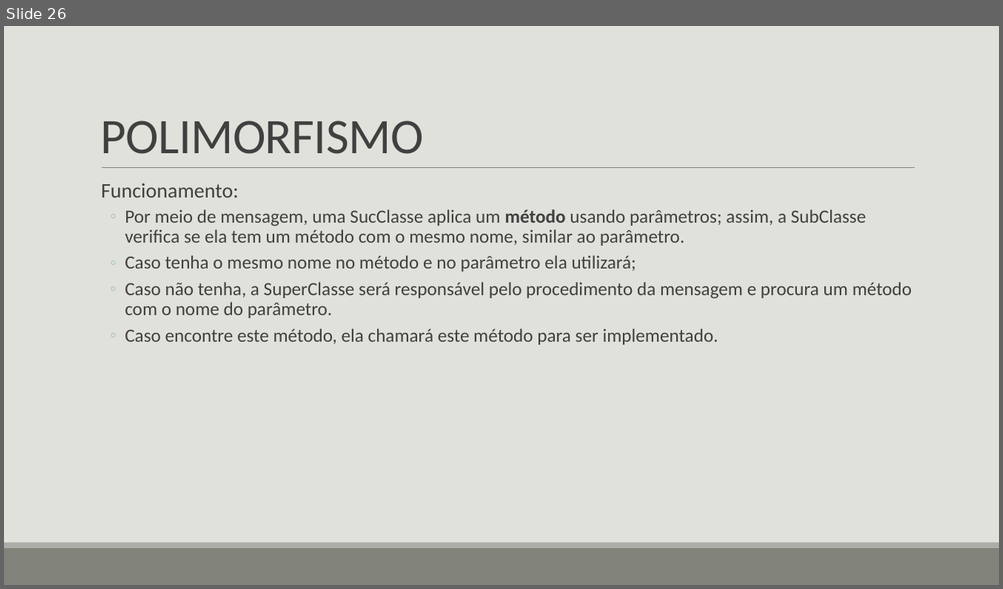
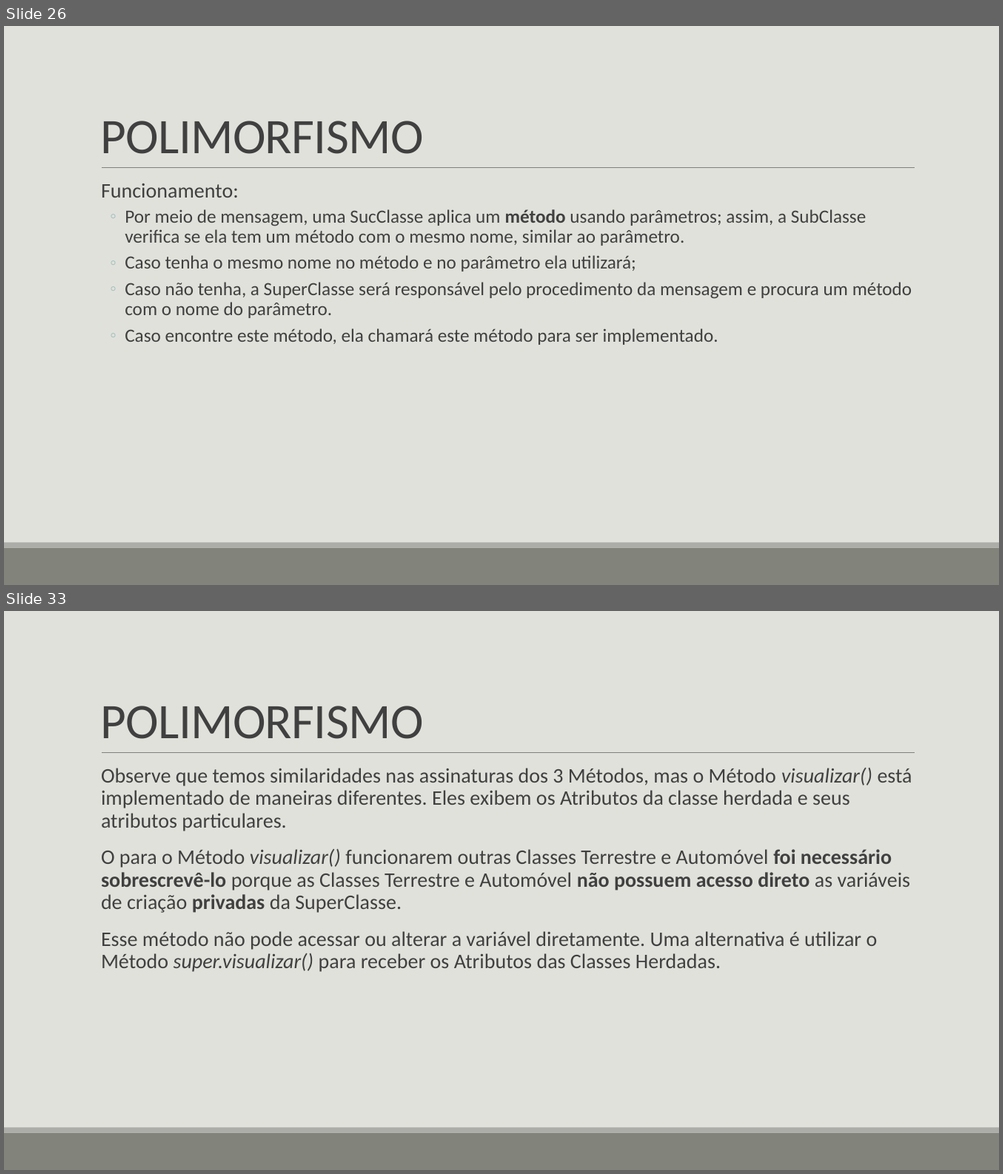
Before and after one commit to LucasHerculanoAmaro/Minhas-Aulas, a slide deck: Euripedes Simões de Paula/Java/Programação Orientada a Objetos 2/Programação Orientada a Objetos 2.pptx. Shown one above the other, each under a label of ours: slide 26 before the commit, slides 26 and 33 after it; the slides between them are not shown. The pictures are 1003x589 and 1003x1174 pixels, drawn with LibreOffice and Linux fonts; fonts in the diff are those of the drawing. Boxes give left, top, right and bottom in pixels: in the first picture for what was removed or moved away, otherwise in the second. Text is boxed around its words. In the diff, an @@ line names an element or a change of style, - is before the commit and + after.

```diff
--- a/Euripedes Simões de Paula/Java/Programação Orientada a Objetos 2/Programação Orientada a Objetos 2.pptx
+++ b/Euripedes Simões de Paula/Java/Programação Orientada a Objetos 2/Programação Orientada a Objetos 2.pptx
@@ slide 33 added at [4,611,999,1170], background #E1E1DB; not listed: 3 template elements that a slide beside it also shows @@
@@ title added at [101,706,424,739], 48 pt, text #404040 @@
+POLIMORFISMO
@@ text added at [101,768,912,972], 20 pt, text #404040 @@
+  Observe que temos similaridades nas assinaturas dos 3 Métodos, mas o Método visualizar() está implementado de maneiras diferentes. Eles exibem os Atributos da classe herdada e seus atributos particulares.
+  O para o Método visualizar() funcionarem outras Classes Terrestre e Automóvel foi necessário sobrescrevê-lo porque as Classes Terrestre e Automóvel não possuem acesso direto as variáveis de criação privadas da SuperClasse.
+  Esse método não pode acessar ou alterar a variável diretamente. Uma alternativa é utilizar o Método super.visualizar() para receber os Atributos das Classes Herdadas.
```
Also in this commit, not shown: 4 slides changed, 5 other slides added.
